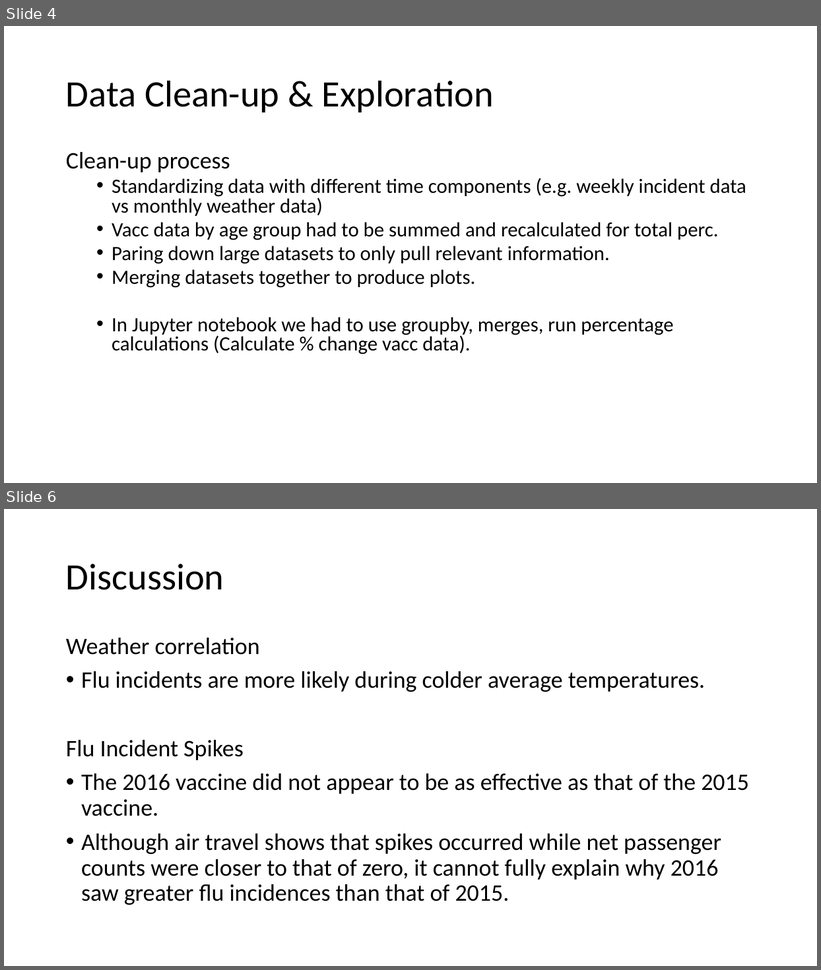
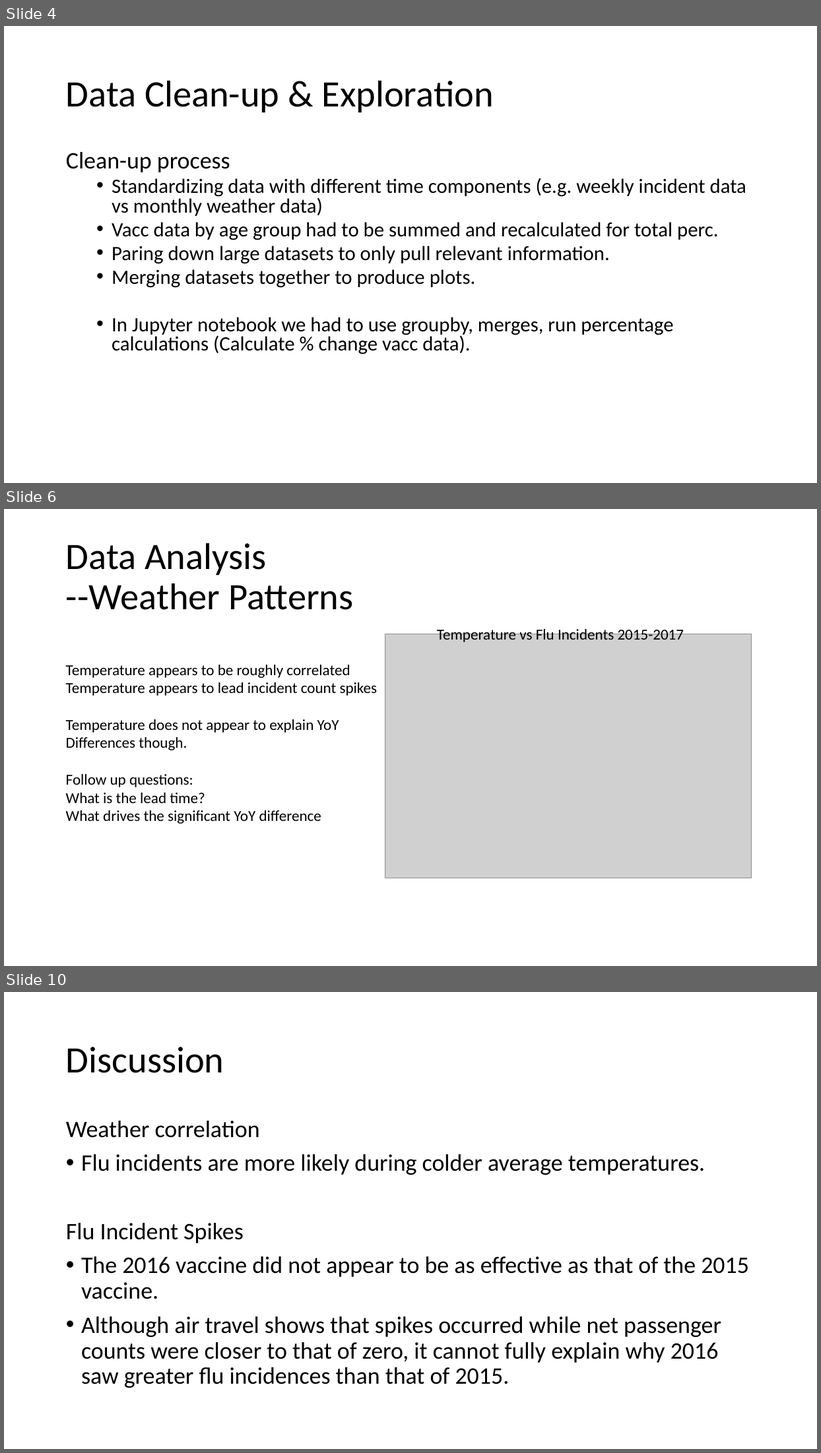
Before and after one commit to giolee88/FluTracker, a slide deck: Slide-Shows/Flu Tracker.pptx. Shown one above the other, each under a label of ours: slides 4 and 6 before the commit, slides 4, 6 and 10 after it; the slides between them are not shown. The pictures are 821x970 and 821x1453 pixels, drawn with LibreOffice and Linux fonts; fonts in the diff are those of the drawing; grey boxes stand for pictures. Boxes give left, top, right and bottom in pixels: in the first picture for what was removed or moved away, otherwise in the second. Text is boxed around its words. In the diff, an @@ line names an element or a change of style, - is before the commit and + after.

```diff
--- a/Slide-Shows/Flu Tracker.pptx
+++ b/Slide-Shows/Flu Tracker.pptx
@@ slide 6 added at (4, 509, 817, 966), background #FFFFFF @@
@@ title added at (66, 543, 353, 610), 44 pt, text #000000 @@
+Data Analysis
+--Weather Patterns
@@ text added at (437, 626, 684, 642), 18 pt, text #000000 @@
+Temperature vs Flu Incidents 2015-2017
@@ picture added at (386, 634, 752, 878) @@
@@ text added at (66, 665, 378, 824), 18 pt, text #000000 @@
+Temperature appears to be roughly correlated
+Temperature appears to lead incident count spikes
+Temperature does not appear to explain YoY
+Differences though.
+Follow up questions:
+What is the lead time?
+What drives the significant YoY difference
@@ what was slide 6 is now slide 10 @@
```
Also in this commit, not shown: 4 other slides added, 1 slide removed.
